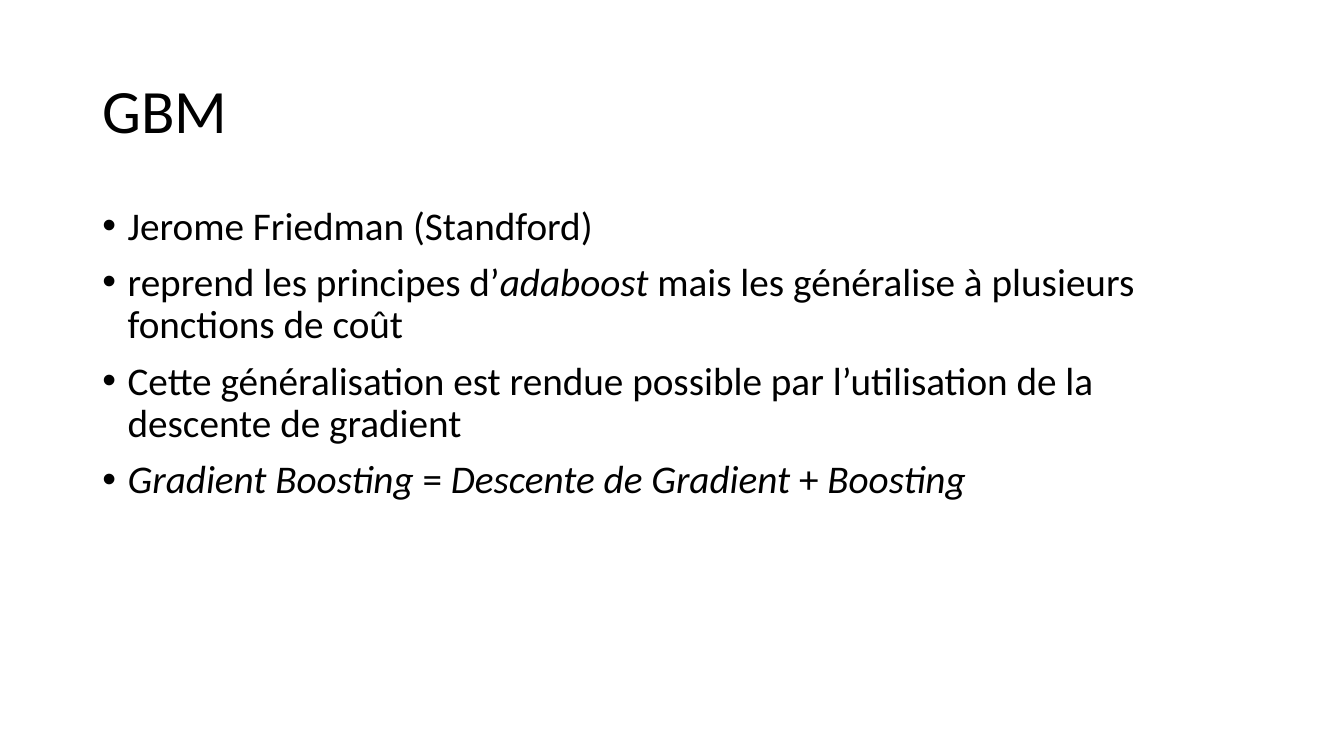
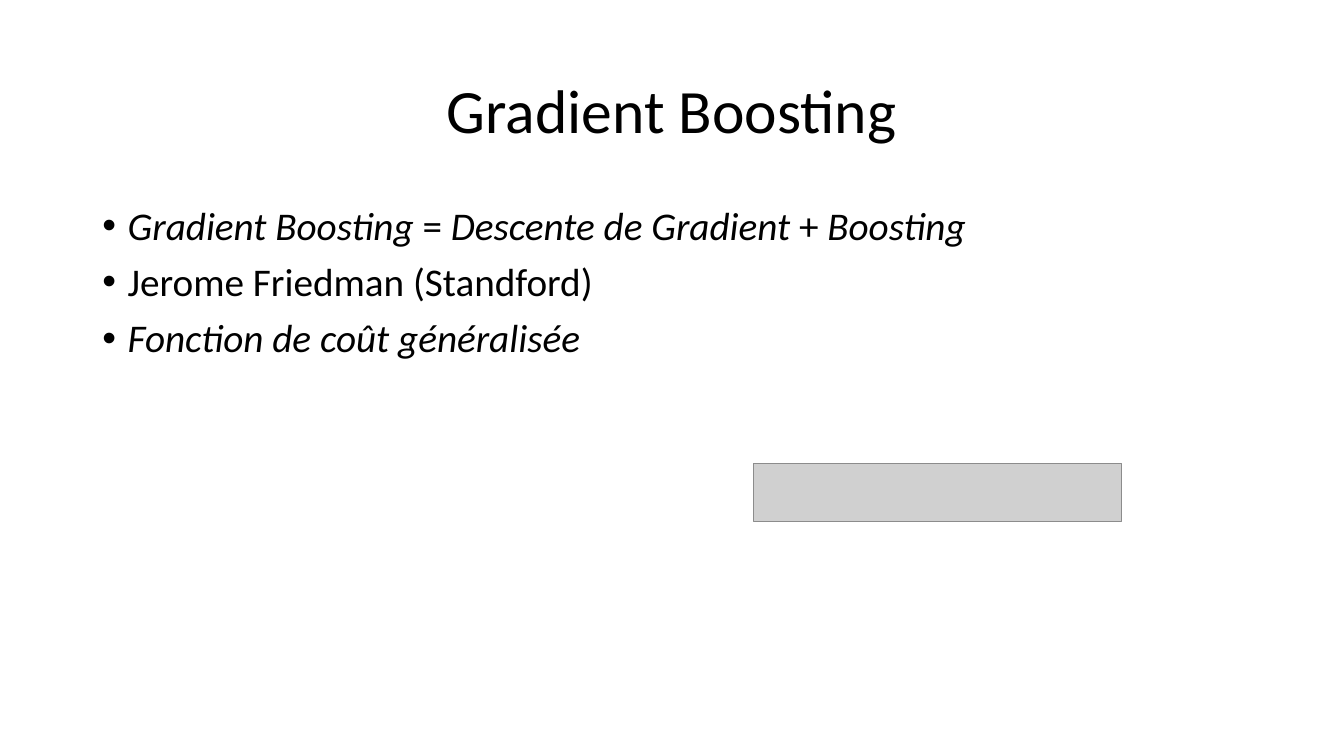
Before and after one commit to morganscao/Projet5, a slide deck: slide 35 of Rapport/P5 - Segmentez les comportements de clients.pptx (slide 28 before the commit). Drawn at 1344x756 pixels with LibreOffice and Linux fonts; fonts in the diff are those of the drawing; grey boxes stand for pictures. Boxes give left, top, right and bottom in pixels: in the first picture for what was removed or moved away, otherwise in the second. Text is boxed around its words. In the diff, an @@ line names an element or a change of style, - is before the commit and + after.

```diff
--- a/Rapport/P5 - Segmentez les comportements de clients.pptx
+++ b/Rapport/P5 - Segmentez les comportements de clients.pptx
@@ title at (x1=447, y1=90, x2=896, y2=144): text changed @@
-GBM
+Gradient Boosting
@@ text at (x1=128, y1=212, x2=965, y2=247): paragraph added @@
+• Gradient Boosting = Descente de Gradient + Boosting
@@ text at (x1=128, y1=324, x2=580, y2=359): text changed; italic on @@
-• reprend les principes d’adaboost mais les généralise à plusieurs fonctions de coût
-• Cette généralisation est rendue possible par l’utilisation de la descente de gradient
-• Gradient Boosting = Descente de Gradient + Boosting
+• Fonction de coût généralisée
@@ picture added at (x1=753, y1=464, x2=1122, y2=521) @@
```
Also in this commit, not shown: 12 other slides changed, 15 slides added, 8 slides removed, 9 other files.
